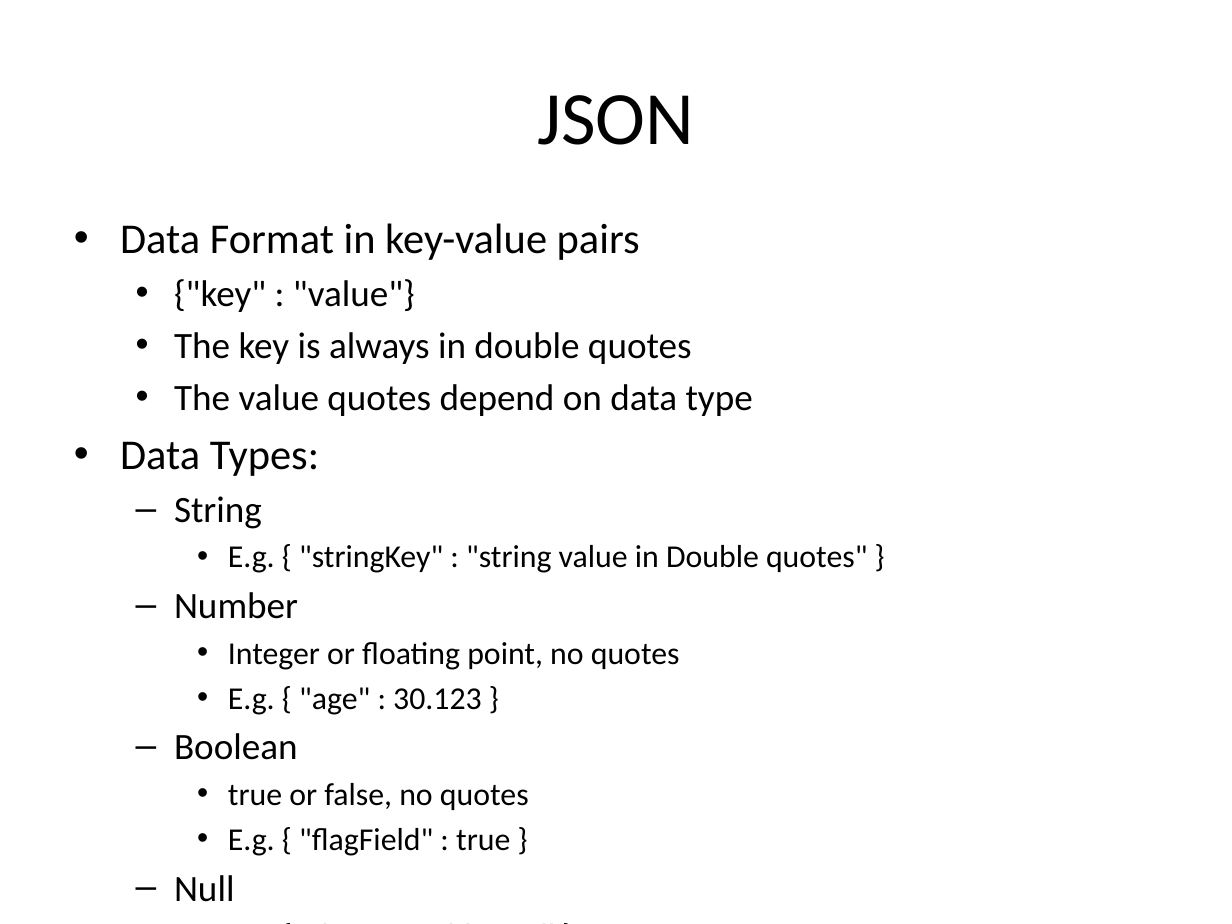
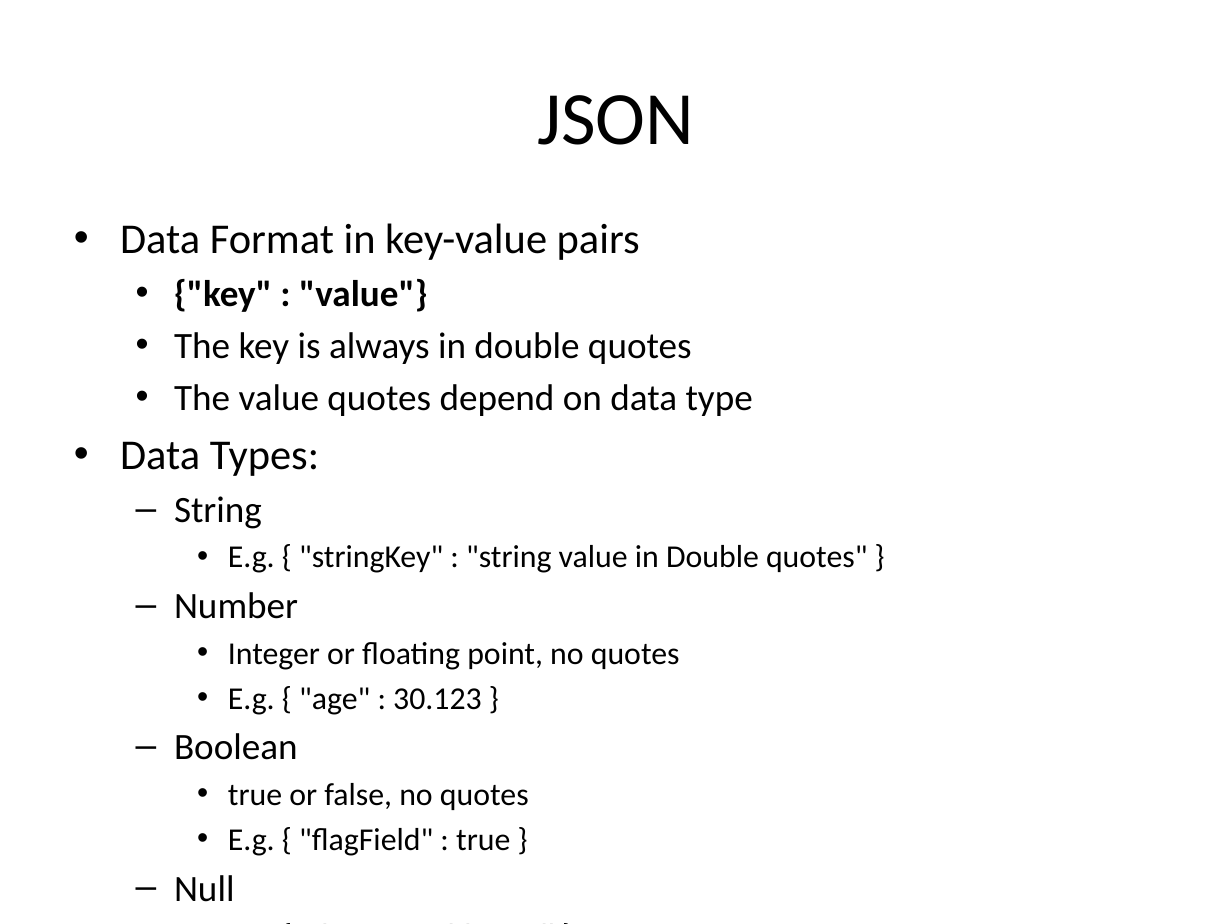
Before and after one commit to UUDeCART/NoSQL, a slide deck: slide 13 of NoSQL.pptx (slide 12 before the commit). Drawn at 1232x924 pixels with LibreOffice and Linux fonts; fonts in the diff are those of the drawing. Boxes give left, top, right and bottom in pixels: in the first picture for what was removed or moved away, otherwise in the second. Text is boxed around its words. In the diff, an @@ line names an element or a change of style, - is before the commit and + after.

```diff
--- a/NoSQL.pptx
+++ b/NoSQL.pptx
@@ text at (x1=174, y1=279, x2=427, y2=312): bold on in "{"key" : "value"}" @@
```
Also in this commit, not shown: 9 other slides changed, 1 slide added.
